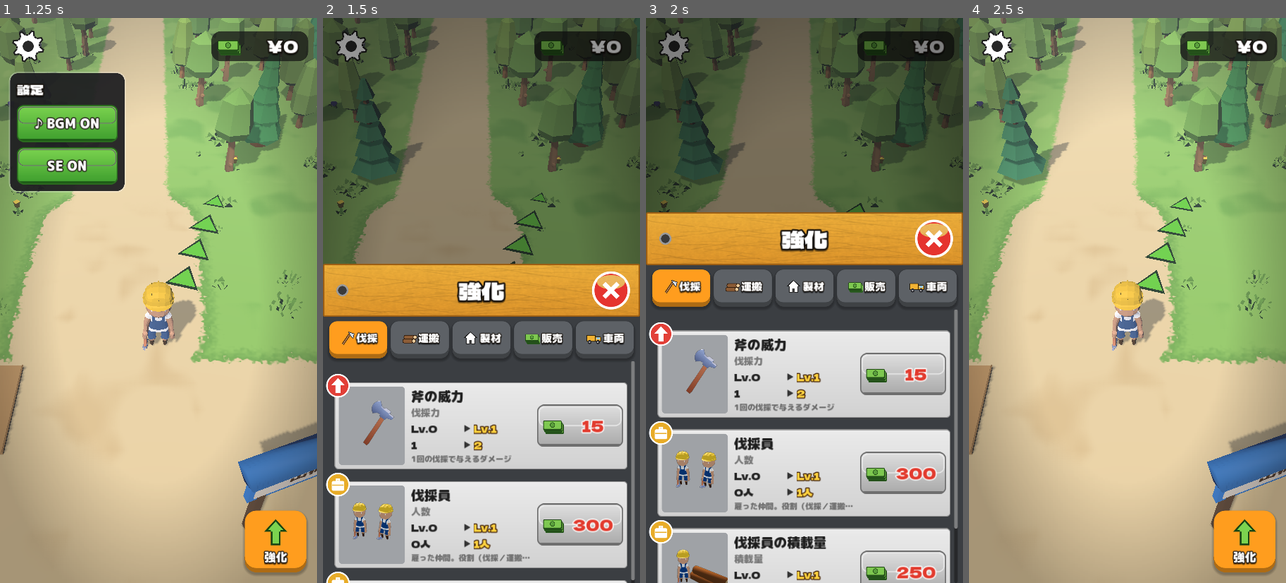
Above: before the commit, frames 1-4 (left to right).
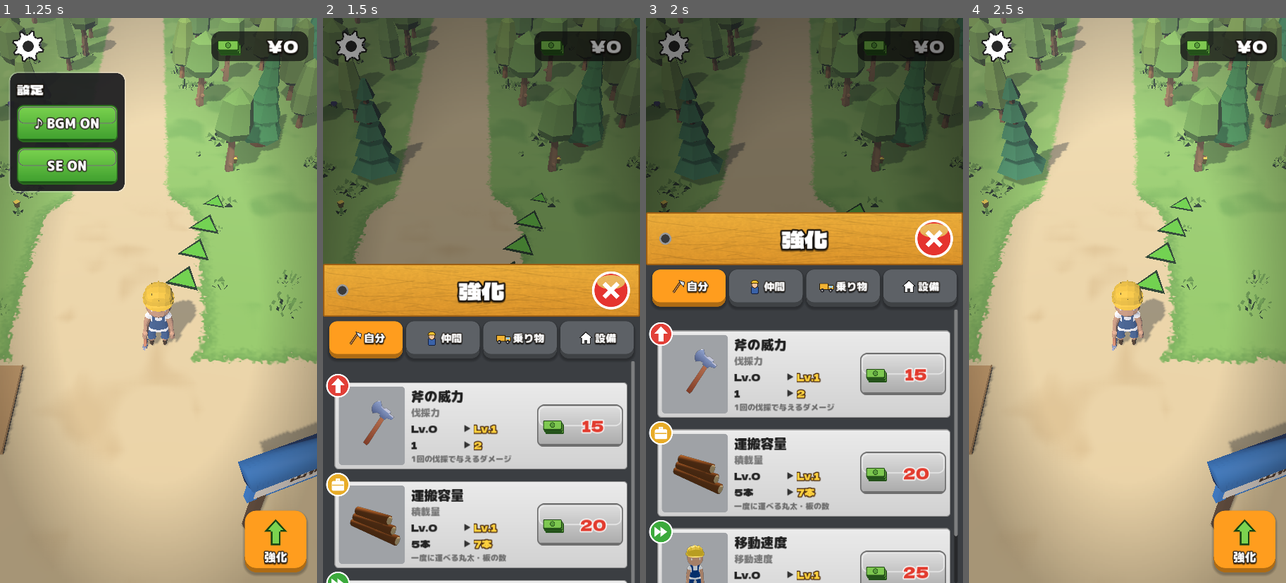
Above: after the commit, the same moments.

Repository: seoooma/tree-miner
Game: Godot game, scene res://scenes/main.tscn
Same seed, same stepped clock (60 frames per second), same inputs: the game is played once before the commit and once after it.
Inputs (mouse positions are in pixels of both pictures, inside the frame that each line leads up to):
- Up to frame 1 (1.25 s): click (28, 46) at 0.52 s
- Up to frame 2 (1.5 s): click (598, 543) at 1.27 s
- Up to frame 3 (2 s): no input
- Up to frame 4 (2.5 s): click (1257, 238) at 2.02 s

Frame 1 is identical in both runs. In frame 2, 3.9% of the frame differs, in the area x 1-99%, y 53-100%; in frame 3, 5.5%, in the area x 1-99%, y 44-100%; in frame 4, nothing differs.

Commit message:
強化画面のタブを 自分・仲間・乗り物・設備 の4つにする
- 自分: 斧の威力・運搬容量・移動速度
- 仲間: 伐採員・伐採員の積載量（役割・狙う木もここ）
- 乗り物: 伐採機・運搬車
- 設備: 川流し・集積所コンベア・製材ライン・板のコンベア・出荷のペース

Co-Authored-By: Claude Opus 5.5 <noreply@anthropic.com>
Claude-Session: https://claude.ai/code/session_01PjCfv8LCVJhhg1ekLBwUXh

Diff:
--- a/data/balance.json
+++ b/data/balance.json
@@ -112,12 +112,11 @@
 	],
 
 	"upgrade_groups": [
-		{ "_comment": "強化画面のタブ。ゲームの流れの順に並べる。items に強化（upgrades の id）や機械（machines のキー）を入れると、そのタブにカードが出る。どこにも入っていないものは「その他」タブに出る" },
-		{ "id": "chop",   "name": "伐採", "icon": "icon_axe",    "items": ["axe_power", "lumberjack", "lumberjack_capacity"] },
-		{ "id": "carry",  "name": "運搬", "icon": "icon_log",    "items": ["capacity", "move_speed", "river", "conveyor"] },
-		{ "id": "saw",    "name": "製材", "icon": "icon_home",   "items": ["sawmill", "plank_belt"] },
-		{ "id": "sell",   "name": "販売", "icon": "icon_money",  "items": ["dock"] },
-		{ "id": "vehicle", "name": "車両", "icon": "icon_truck", "items": ["harvester", "hauler"] }
+		{ "_comment": "強化画面のタブ。自分 → 仲間（伐採員）→ 乗り物 → 設備（自動で運ぶ・加工する・売るしくみ）の順。items に強化（upgrades の id）や機械（machines のキー）を入れると、そのタブにカードが出る。どこにも入っていないものは「その他」タブに出る" },
+		{ "id": "self",     "name": "自分",   "icon": "icon_axe",    "items": ["axe_power", "capacity", "move_speed"] },
+		{ "id": "crew",     "name": "仲間",   "icon": "icon_worker", "items": ["lumberjack", "lumberjack_capacity"] },
+		{ "id": "vehicle",  "name": "乗り物", "icon": "icon_truck",  "items": ["harvester", "hauler"] },
+		{ "id": "facility", "name": "設備",   "icon": "icon_home",   "items": ["river", "conveyor", "sawmill", "plank_belt", "dock"] }
 	],
 
 	"upgrades": [
--- a/scripts/ui/hud.gd
+++ b/scripts/ui/hud.gd
@@ -4,7 +4,7 @@
 ## - 左上: 設定（ギア）。BGM / 効果音のオン・オフはここから開く
 ## - 右上: 所持金のピル
 ## - 下: 乗る／降りる・強化のタイルボタン
-## - 強化画面: 下からせり上がるシート。上のタブ（伐採・運搬・製材・販売・車両。balance.json の upgrade_groups）で切り替え、カード・サムネイル・おすすめ・伐採員の役割チップを出す
+## - 強化画面: 下からせり上がるシート。上のタブ（自分・仲間・乗り物・設備。balance.json の upgrade_groups）で切り替え、カード・サムネイル・おすすめ・伐採員の役割チップを出す
 ## - ワールド表示: プレイヤー頭上の積荷バー、機械の燃料・積荷バー、案内先が画面外のときの端のインジケーター
 ## 表示だけを担当し、ゲームの数値や処理は GameState / 各ノードが持つ。
 
@@ -473,7 +473,7 @@
 		var m: Dictionary = GameData.machines[kind]
 		_build_card(_page_for(kind), {"id": kind, "name": m.get("name", kind), "desc": m.get("desc", "")})
 
-	# 伐採員の役割は伐採員のカードと同じタブに出す
+	# 伐採員の役割・狙う木は伐採員のカードと同じタブ（仲間）に出す
 	var roles_page := _page_for("lumberjack")
 	_roles_title = UiKit.label("伐採員の役割（タップで切り替え）", 26)
 	roles_page.add_child(_roles_title)
@@ -522,7 +522,7 @@
 	return _pages[_tab_of(id)]
 
 
-## 見出しの下のタブ（伐採・運搬・製材・販売・車両）。選んでいるタブはオレンジ、ほかは灰色
+## 見出しの下のタブ（自分・仲間・乗り物・設備）。選んでいるタブはオレンジ、ほかは灰色
 func _build_tabs() -> void:
 	_groups = _collect_groups()
 	var bar := HBoxContainer.new()
--- a/tools/cloud/shots.gd
+++ b/tools/cloud/shots.gd
@@ -137,11 +137,11 @@
 	await _wait(0.5)
 
 
-## 強化画面の最初のタブ（伐採。伐採員の役割チップまで見えるよう下へ送る。名前を指定したときだけ撮る: upgrades_chop）
+## 強化画面の仲間タブ（伐採員のカードと役割・狙う木。名前を指定したときだけ撮る: upgrades_chop）
 func _shot_upgrades_chop() -> void:
 	_place(main.PLAYER_SPAWN)
 	main.hud._set_sheet(true)
-	main.hud._select_tab(GameData.upgrade_group_of("axe_power"))
+	main.hud._select_tab(GameData.upgrade_group_of("lumberjack"))
 	await _wait(0.5)
 	main.hud._scroll.scroll_vertical = 100000
 	await _wait(0.3)
